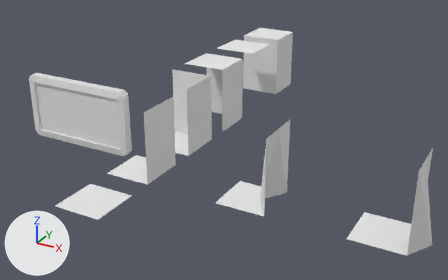
The Blender file blender/walls.blend: old version first, new version second.
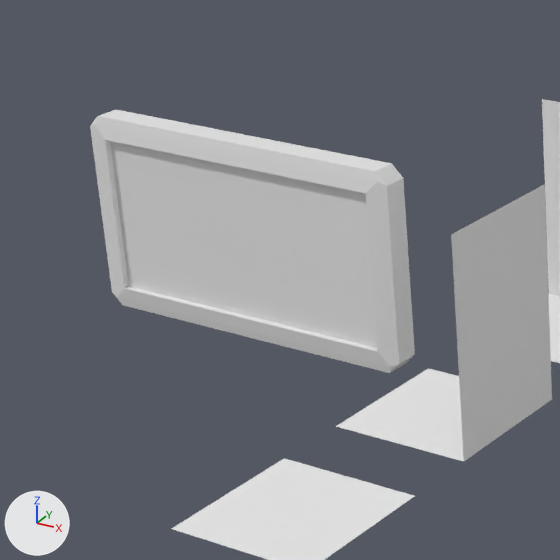
Old and new are each drawn whole from a 50 mm lens placed at (10.91, -21.33, 11.27), pointed at (-1.48, 1.2, 0.0) and again close up on the part from 0% to 40% of the width and 14% to 77% of the height. Lighting does not change. The marker at lower left points along +X, +Y and +Z.
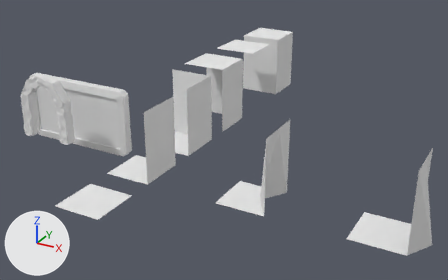
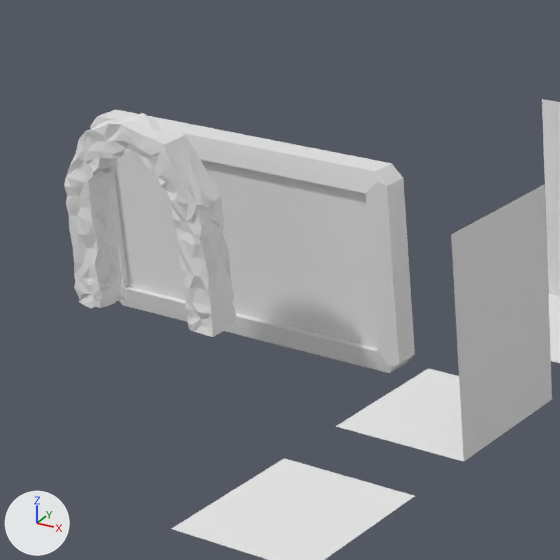
Changed parts and their boxes (x1, y1, x2, y2) in the close-ups (560 x 560 px):
```json
{"object": "Cube.004", "change": "added", "after": [64, 113, 236, 337]}
```

Edits to the scene script, one JSON object a line:
```json
{"op": "add", "block": "me_cube_003", "code": ["me_cube_003 = bpy.data.meshes.new('Cube.003')", "me_cube_003.from_pydata(...)  # 674 vertices, 672 faces; spans x -1.33..1.36, y -0.24..0.29, z -0.28..2.79"]}
{"op": "add", "block": "ob_cube_004", "code": ["ob_cube_004 = bpy.data.objects.new('Cube.004', me_cube_003)", "ob_cube_004.location = (-9.0, -2.0, 0.0)"]}
```
